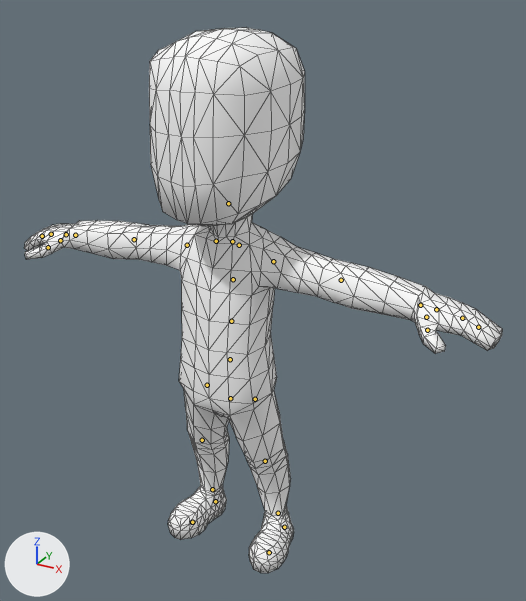
One commit to the glTF model packages/assets/generated/characters/run.glb: the scene before it, then after it.
Both versions are drawn from a 50 mm camera at (0.205, -0.331, 0.342) aimed at (0.016, 0.011, 0.171). The axes (+X, +Y, +Z) are drawn at lower left. The lights are the same throughout. The first picture is the older version. Both versions are drawn at frame 0 of the action 'run'; the numbers are the values there. The bones that change, and the others that lie on the model, are drawn over the model as lines. Mesh edges are drawn as thin lines.

The first picture shows 'characterMedium'.
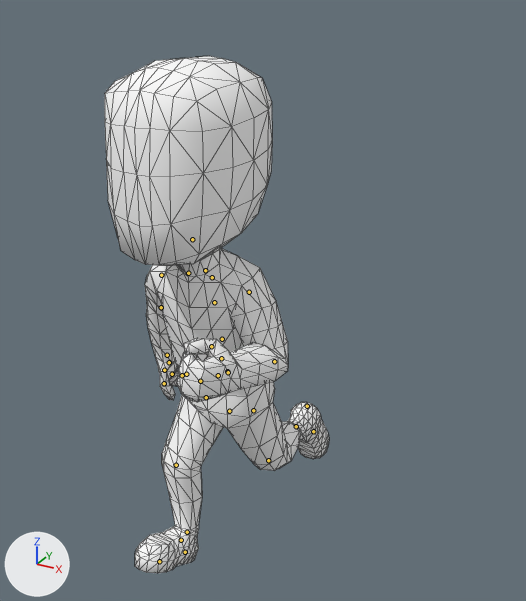
Pixel boxes [x1, y1, x2, y2] of what changed, in the pictures (526 x 601 px):
'characterMedium', posed (53% narrower): before [24, 28, 502, 573]; after [105, 56, 329, 573]
bone 'HipsCtrl', root to tip: before (230, 359) to (230, 360); after (227, 371) to (227, 372)
bone 'LeftUpLeg', root to tip: before (255, 399) to (255, 399); after (253, 410) to (253, 411)
bone 'LeftLeg', root to tip: before (265, 461) to (265, 461); after (268, 460) to (269, 460)
bone 'LeftFoot', root to tip: before (278, 513) to (277, 513); after (296, 426) to (296, 426)
bone 'RightUpLeg', root to tip: before (207, 385) to (207, 385); after (206, 397) to (205, 398)
bone 'RightLeg', root to tip: before (202, 440) to (202, 440); after (176, 465) to (176, 465)
bone 'RightFoot', root to tip: before (212, 489) to (212, 490); after (187, 532) to (186, 532)
bone 'Spine', root to tip: before (230, 359) to (230, 359); after (227, 371) to (227, 371)
bone 'Head', root to tip: before (228, 203) to (228, 203); after (192, 239) to (192, 239)
bone 'LeftArm', root to tip: before (273, 261) to (274, 262); after (249, 292) to (249, 292)
bone 'LeftForeArm', root to tip: before (341, 280) to (341, 280); after (274, 361) to (274, 361)
bone 'LeftHandThumb1', root to tip: before (426, 317) to (426, 317); after (221, 358) to (221, 358)
bone 'LeftHandThumb2', root to tip: before (427, 330) to (427, 330); after (211, 346) to (211, 346)
bone 'LeftHandIndex2', root to tip: before (462, 318) to (462, 318); after (200, 381) to (200, 381)
bone 'LeftHandIndex3', root to tip: before (478, 327) to (478, 327); after (186, 374) to (186, 374)
bone 'RightArm', root to tip: before (187, 245) to (186, 245); after (161, 275) to (161, 275)
bone 'RightForeArm', root to tip: before (134, 239) to (133, 239); after (161, 307) to (161, 308)
bone 'RightHandIndex2', root to tip: before (51, 234) to (51, 234); after (172, 374) to (172, 374)
bone 'RightHandThumb1', root to tip: before (60, 240) to (60, 241); after (164, 370) to (164, 370)
bone 'RightHandThumb2', root to tip: before (48, 247) to (48, 247); after (164, 383) to (164, 383)

The edits, one by one:
Bone 'HipsCtrl' (bone_hipsctrl) moves from (0.0, 0.0, -0.031) to (0.005, 0.088, -0.007).
Bone 'HipsCtrl' (bone_hipsctrl) turns from (0, 0, 0) to (0, 0, 1) degrees about its own x, y and z.
Bone 'LeftUpLeg' (bone_leftupleg) turns from (0, 0, 0) to (14, 13, 7) degrees about its own x, y and z.
Bone 'LeftLeg' (bone_leftleg) turns from (0, 0, 0) to (50, -9, 18) degrees about its own x, y and z.
Bone 'LeftFoot' (bone_leftfoot) turns from (0, 0, 0) to (38, 9, -13) degrees about its own x, y and z.
Bone 'RightUpLeg' (bone_rightupleg) turns from (0, 5, 1) to (-46, -4, 6) degrees about its own x, y and z.
Bone 'RightLeg' (bone_rightleg) turns from (0, 0, 0) to (29, 3, -12) degrees about its own x, y and z.
Bone 'RightFoot' (bone_rightfoot) turns from (0, -3, -5) to (-11, -1, 13) degrees about its own x, y and z.
Bone 'Spine' (bone_spine) turns from (0, 0, 0) to (18, 0, 0) degrees about its own x, y and z.
Bone 'Head' (bone_head) turns from (0, 0, 0) to (-18, 0, -1) degrees about its own x, y and z.
Bone 'LeftArm' (bone_leftarm) turns from (0, 0, 0) to (21, -8, -64) degrees about its own x, y and z.
Bone 'LeftForeArm' (bone_leftforearm) turns from (0, 0, 0) to (99, 1, -29) degrees about its own x, y and z.
Bone 'LeftHandThumb1' (bone_lefthandthumb1) turns from (1, 2, -1) to (20, -3, 4) degrees about its own x, y and z.
Bone 'LeftHandThumb2' (bone_lefthandthumb2) turns from (0, 0, -2) to (23, -2, 5) degrees about its own x, y and z.
Bone 'LeftHandIndex2' (bone_lefthandindex2) turns from (3, 0, 0) to (82, -3, 3) degrees about its own x, y and z.
Bone 'LeftHandIndex3' (bone_lefthandindex3) turns from (0, 0, 0) to (45, 0, 0) degrees about its own x, y and z.
Bone 'RightArm' (bone_rightarm) turns from (0, 0, 0) to (-58, -15, -6) degrees about its own x, y and z.
Bone 'RightForeArm' (bone_rightforearm) turns from (0, -12, 0) to (-14, -8, 8) degrees about its own x, y and z.
Bone 'RightHandIndex2' (bone_righthandindex2) turns from (-3, 0, 0) to (-99, -4, -3) degrees about its own x, y and z.
Bone 'RightHandThumb1' (bone_righthandthumb1) turns from (-1, -2, 0) to (-18, 4, 8) degrees about its own x, y and z.
Bone 'RightHandThumb2' (bone_righthandthumb2) turns from (-1, 0, -2) to (-24, 6, 13) degrees about its own x, y and z.
